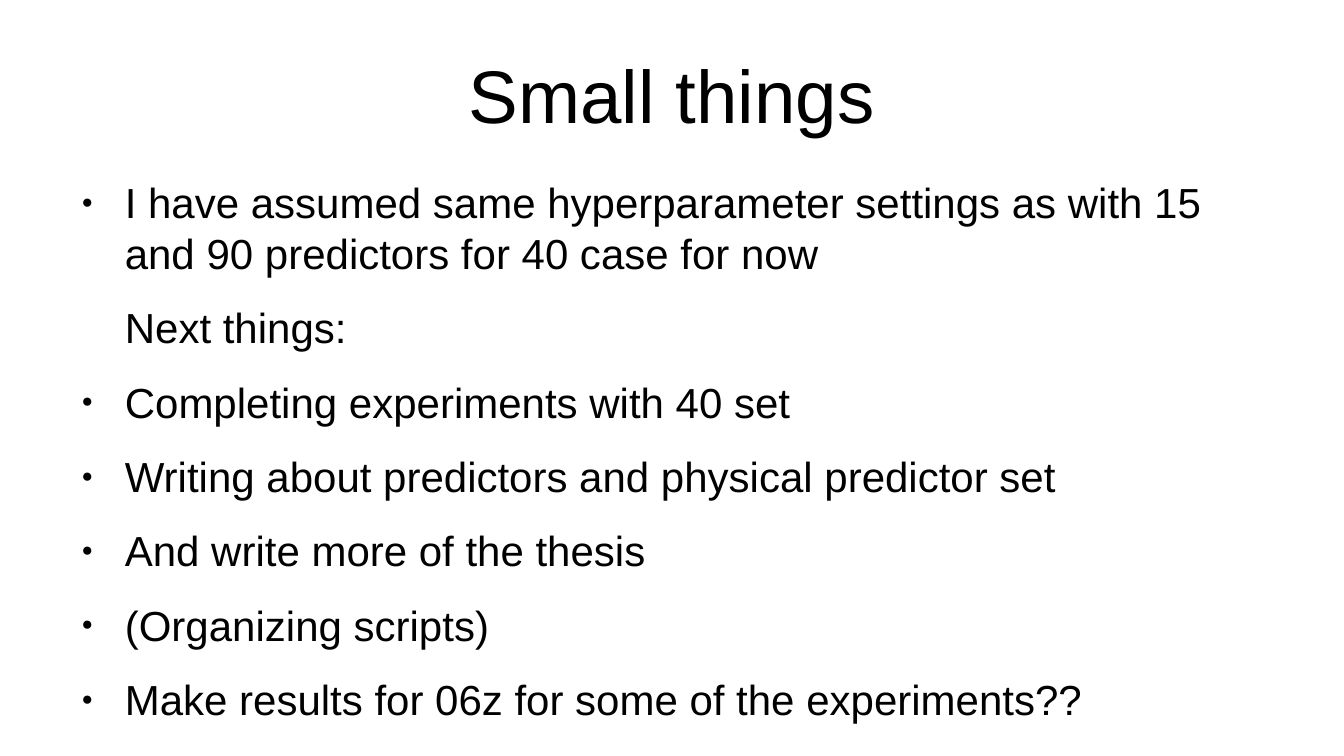
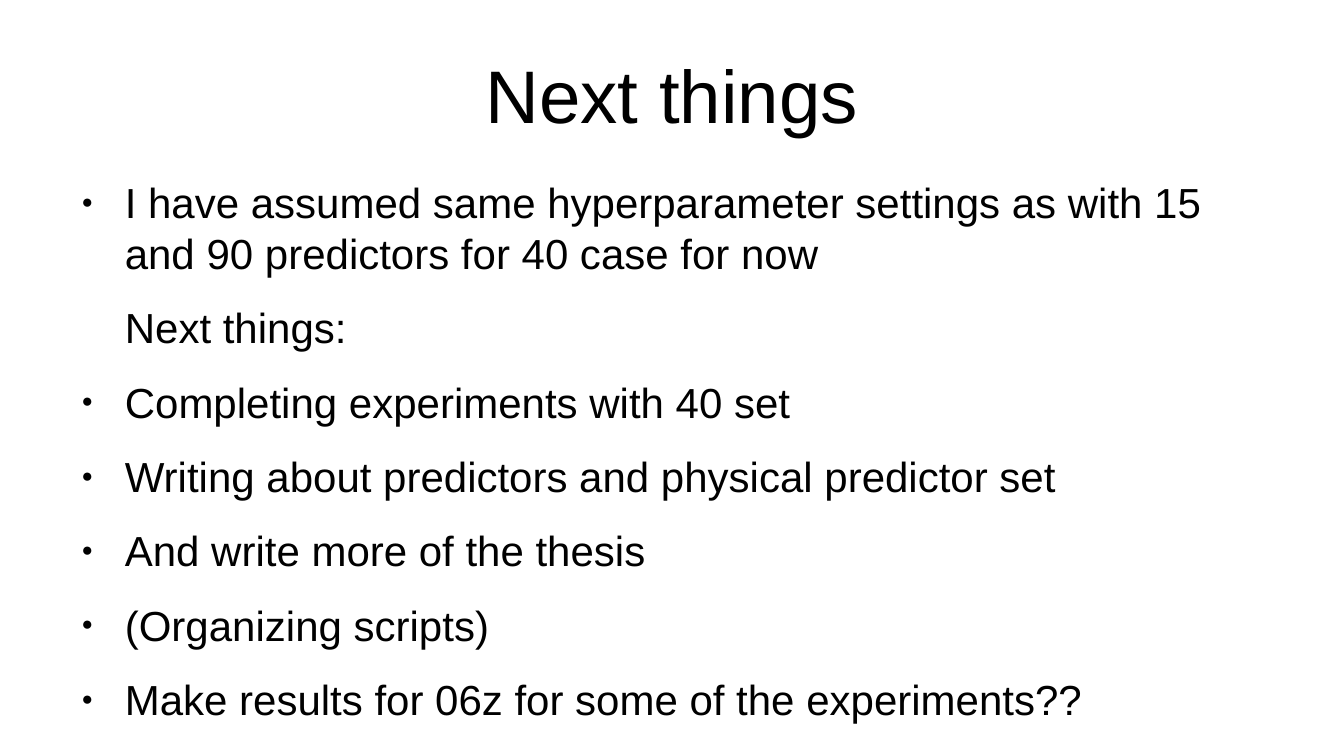
Before and after one commit to meteoNL/ThunderstormPostProcessingv0.1, a slide deck: slide 18 of presentation_april_12th_results.odp (slide 15 before the commit). Drawn at 1344x756 pixels with LibreOffice and Linux fonts; fonts in the diff are those of the drawing. Boxes give left, top, right and bottom in pixels: in the first picture for what was removed or moved away, otherwise in the second. Text is boxed around its words. In the diff, an @@ line names an element or a change of style, - is before the commit and + after.

```diff
--- a/presentation_april_12th_results.odp
+++ b/presentation_april_12th_results.odp
@@ title at box(485, 69, 858, 137): text changed @@
-Small things
+Next things
```
Also in this commit, not shown: 3 slides added.
